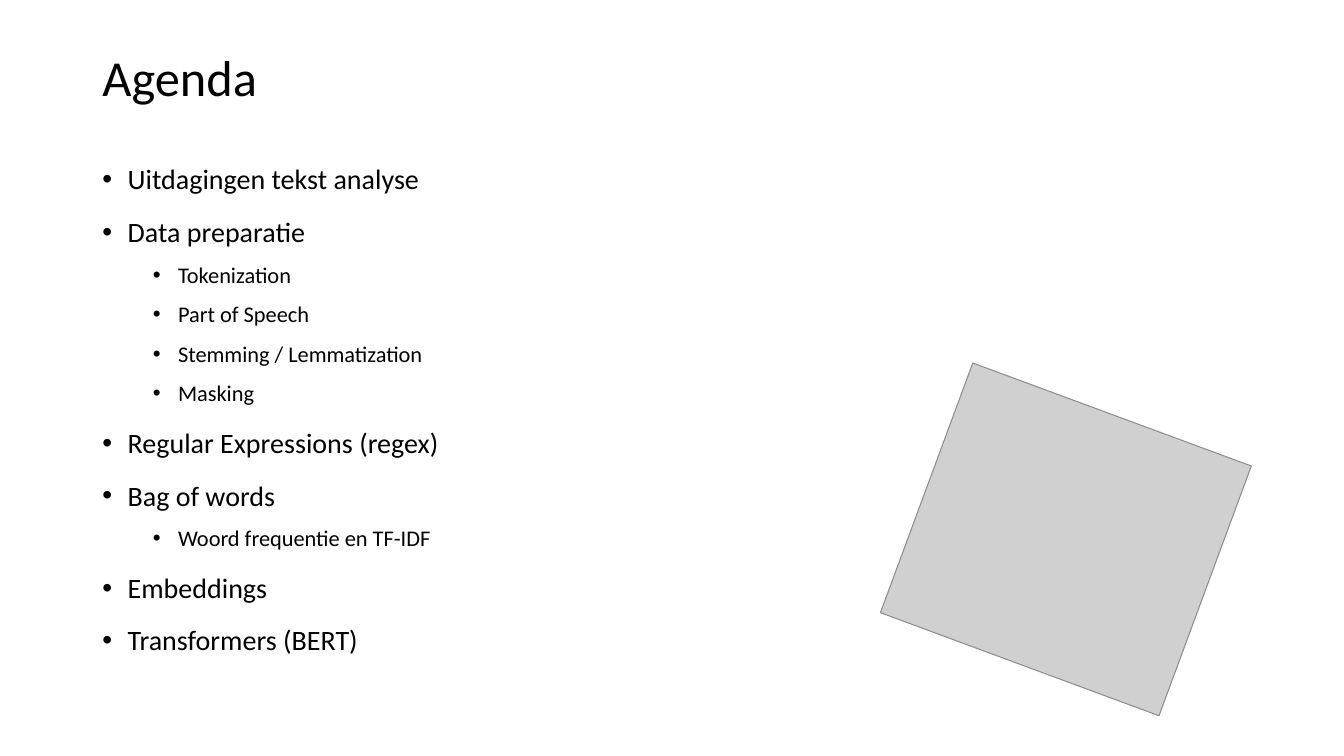
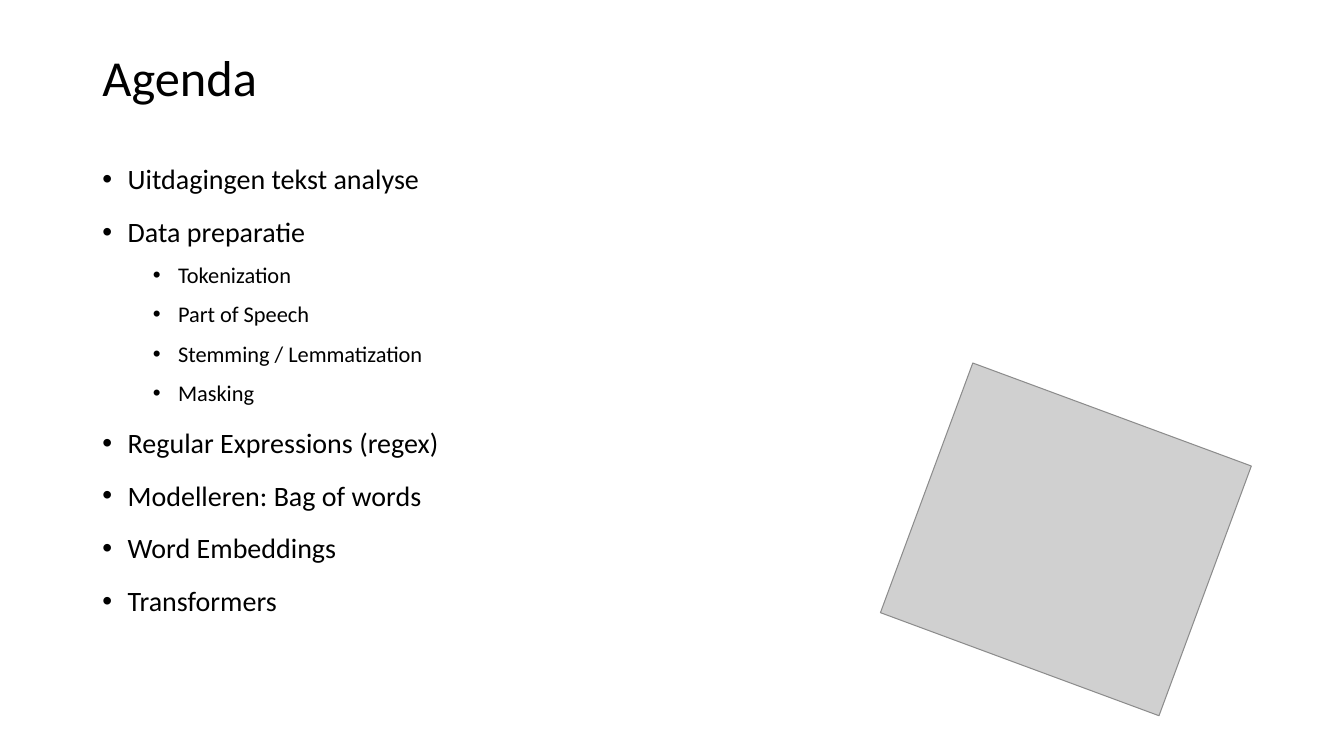
Before and after one commit to LFKoning/knowledge-sharing, a slide deck: slide 2 of python_trainees/5_nlp/python_traineeship_5.pptx. Drawn at 1344x756 pixels with LibreOffice and Linux fonts; fonts in the diff are those of the drawing; grey boxes stand for pictures. Boxes give left, top, right and bottom in pixels: in the first picture for what was removed or moved away, otherwise in the second. Text is boxed around its words. In the diff, an @@ line names an element or a change of style, - is before the commit and + after.

```diff
--- a/python_trainees/5_nlp/python_traineeship_5.pptx
+++ b/python_trainees/5_nlp/python_traineeship_5.pptx
@@ text at bbox=[128, 486, 422, 612]: text changed @@
-• Bag of words
-  • Woord frequentie en TF-IDF
-• Embeddings
-• Transformers (BERT)
+• Modelleren: Bag of words
+• Word Embeddings
+• Transformers
```
Also in this commit, not shown: 12 other slides changed, 18 slides added, 2 slides removed, 10 other files.
